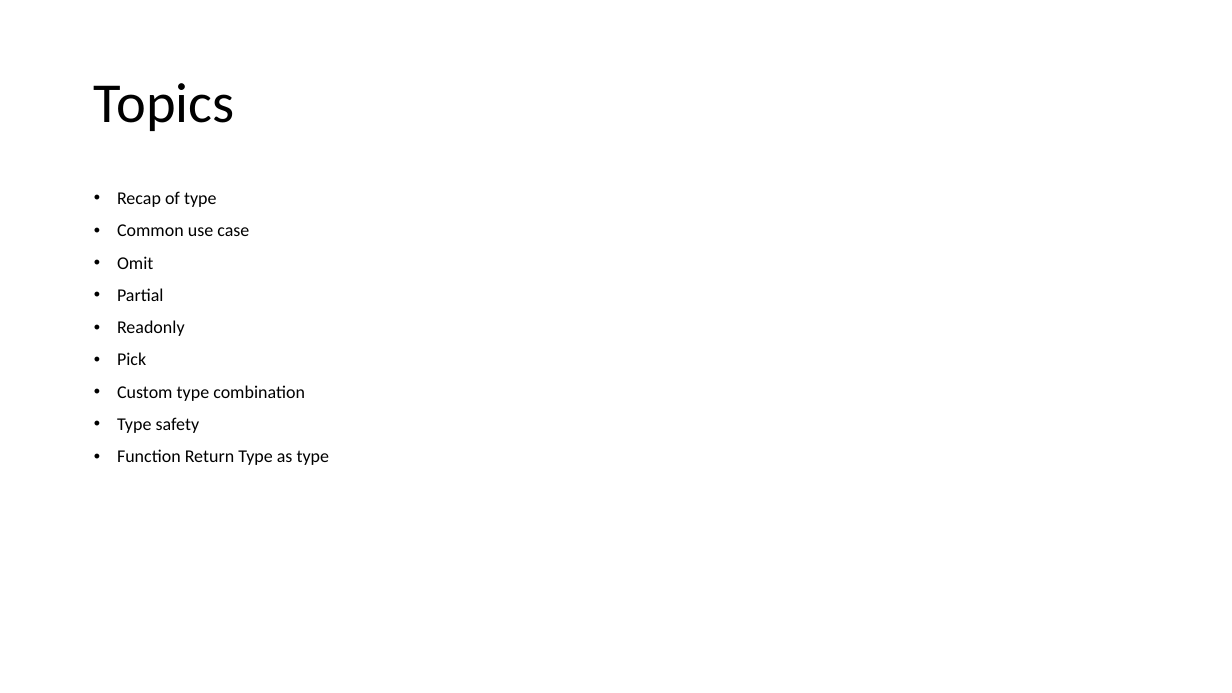
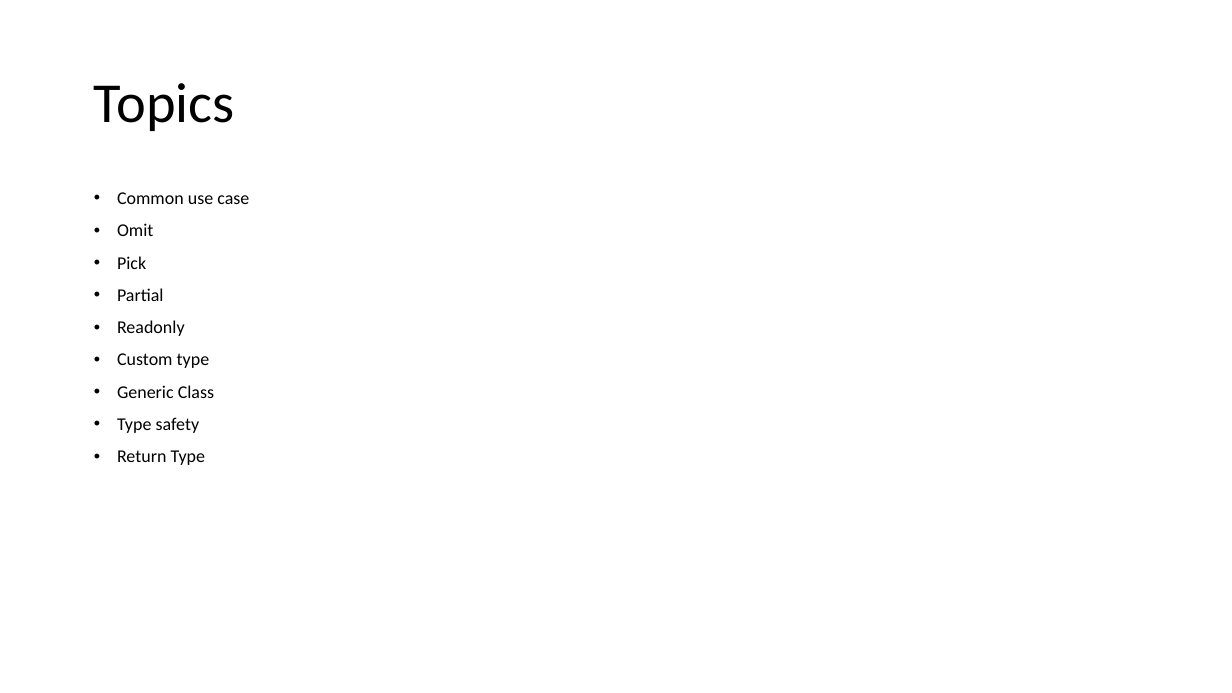
Before and after one commit to MehediKinesso50200/advance-typescript, a slide deck: slide 2 of advance-typescript.pptx (slide 3 before the commit). Drawn at 1232x693 pixels with LibreOffice and Linux fonts; fonts in the diff are those of the drawing. Boxes give left, top, right and bottom in pixels: in the first picture for what was removed or moved away, otherwise in the second. Text is boxed around its words. In the diff, an @@ line names an element or a change of style, - is before the commit and + after.

Commit message:
update slides

```diff
--- a/advance-typescript.pptx
+++ b/advance-typescript.pptx
@@ text at <box>117,191,217,207</box>: paragraph removed @@
-• Recap of type
@@ text at <box>117,256,146,269</box>: paragraph added @@
+• Pick
@@ text at <box>117,353,214,398</box>: text changed @@
-• Pick
-• Custom type combination
+• Custom type
+• Generic Class
@@ text at <box>117,450,205,465</box>: text changed @@
-• Function Return Type as type
+• Return Type
```
Also in this commit, not shown: 2 slides removed, 3 other files.
